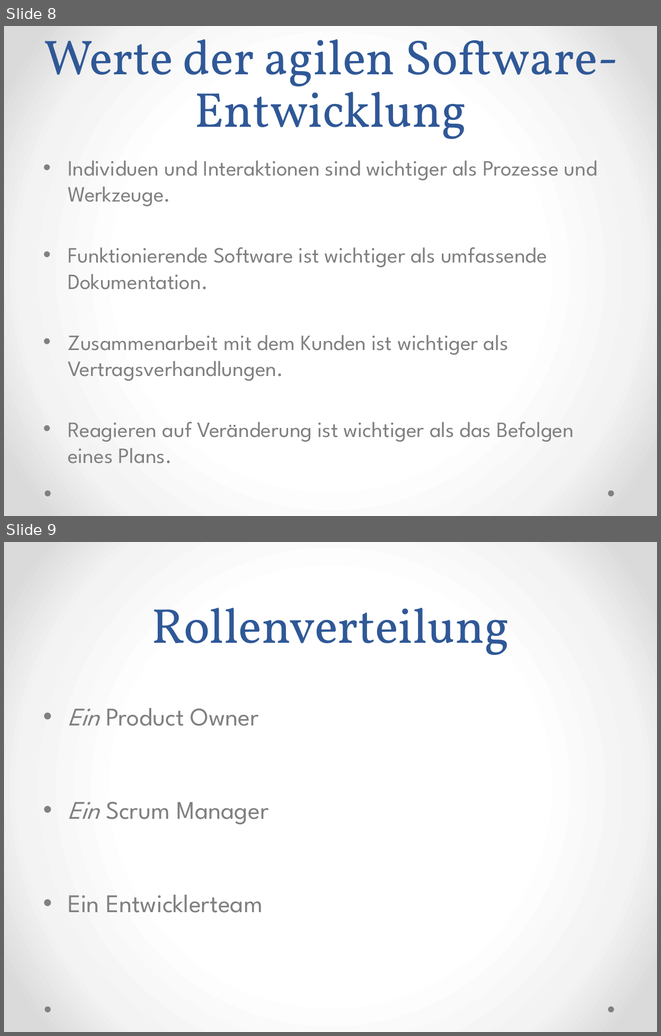
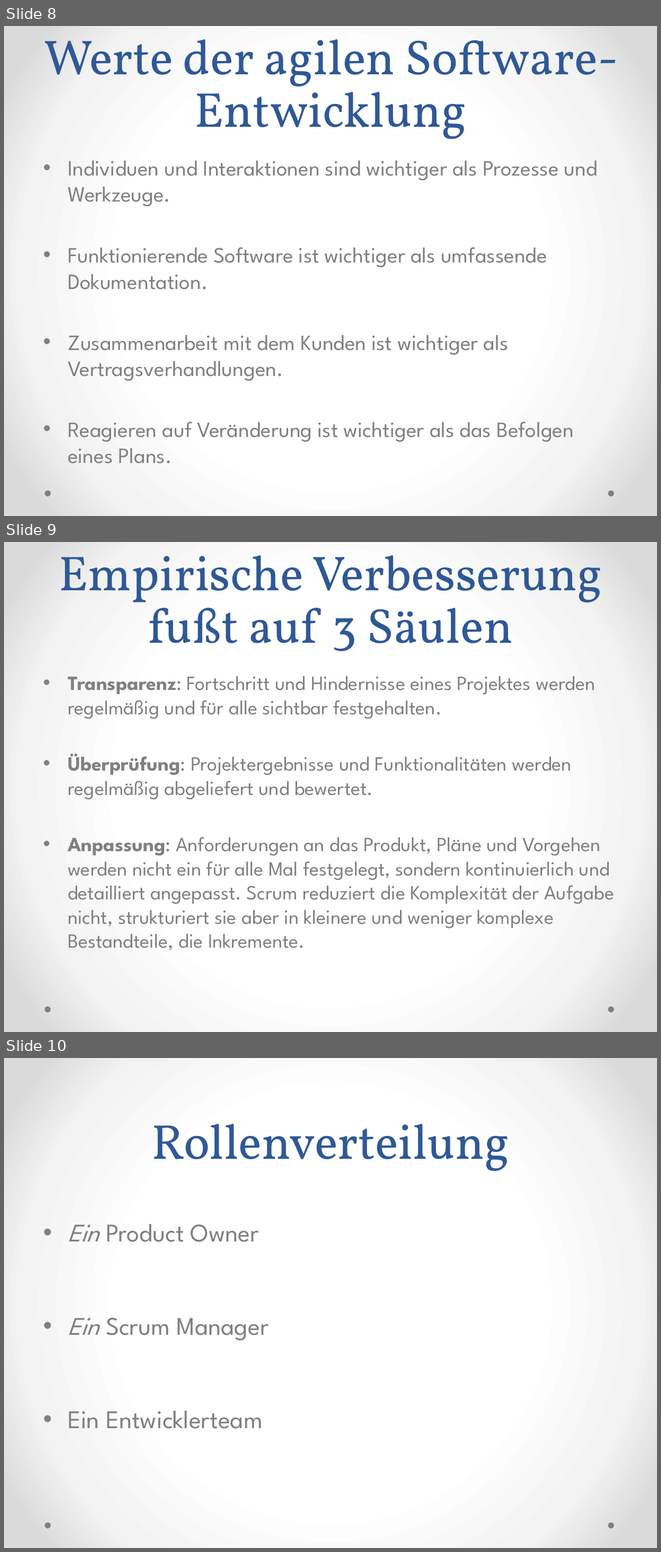
Before and after one commit to Medardus2004/ScrumPresentation, a slide deck: Scrum.pptx. Shown one above the other, each under a label of ours: slides 8 and 9 before the commit, slides 8, 9 and 10 after it. The pictures are 661x1036 and 661x1552 pixels, drawn with LibreOffice and Linux fonts; fonts in the diff are those of the drawing. Boxes give left, top, right and bottom in pixels: in the first picture for what was removed or moved away, otherwise in the second. Text is boxed around its words. In the diff, an @@ line names an element or a change of style, - is before the commit and + after.

Commit message:
3 saulen

```diff
--- a/Scrum.pptx
+++ b/Scrum.pptx
@@ slide 9 added at <box>4,542,657,1032</box>, background gradient #FFFFFF to #F4F4F4 to #DADADA; not listed: 2 template elements that a slide beside it also shows @@
@@ title added at <box>59,555,602,651</box>, 54 pt, text #2F5897 @@
+Empirische Verbesserung fußt auf 3 Säulen
@@ text added at <box>68,676,614,950</box>, 22.2 pt, text #808080 @@
+• Transparenz: Fortschritt und Hindernisse eines Projektes werden regelmäßig und für alle sichtbar festgehalten.
+• Überprüfung: Projektergebnisse und Funktionalitäten werden regelmäßig abgeliefert und bewertet.
+• Anpassung: Anforderungen an das Produkt, Pläne und Vorgehen werden nicht ein für alle Mal festgelegt, sondern kontinuierlich und detailliert angepasst. Scrum reduziert die Komplexität der Aufgabe nicht, strukturiert sie aber in kleinere und weniger komplexe Bestandteile, die Inkremente.
@@ what was slide 9 is now slide 10 @@
```
